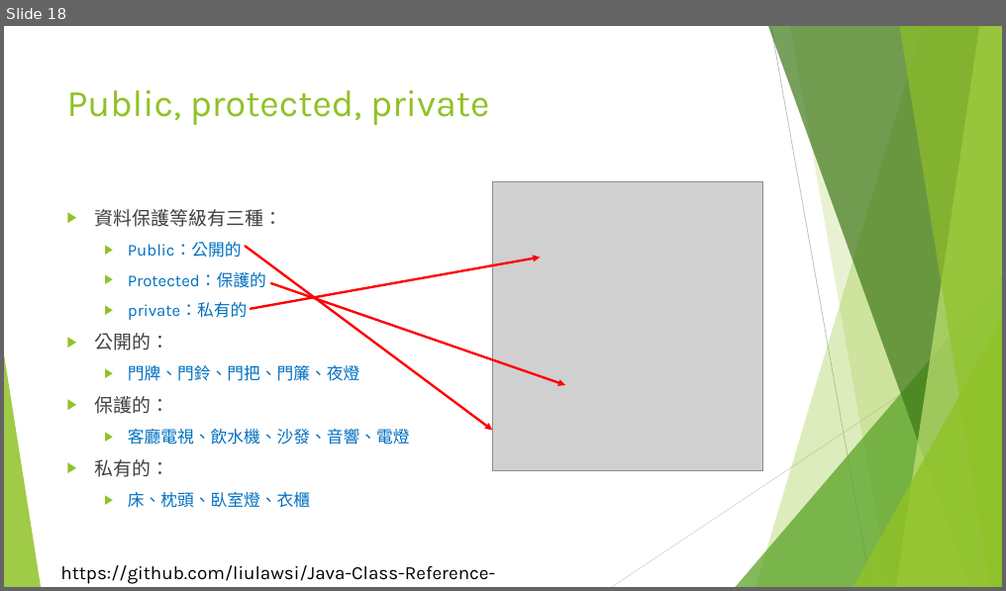
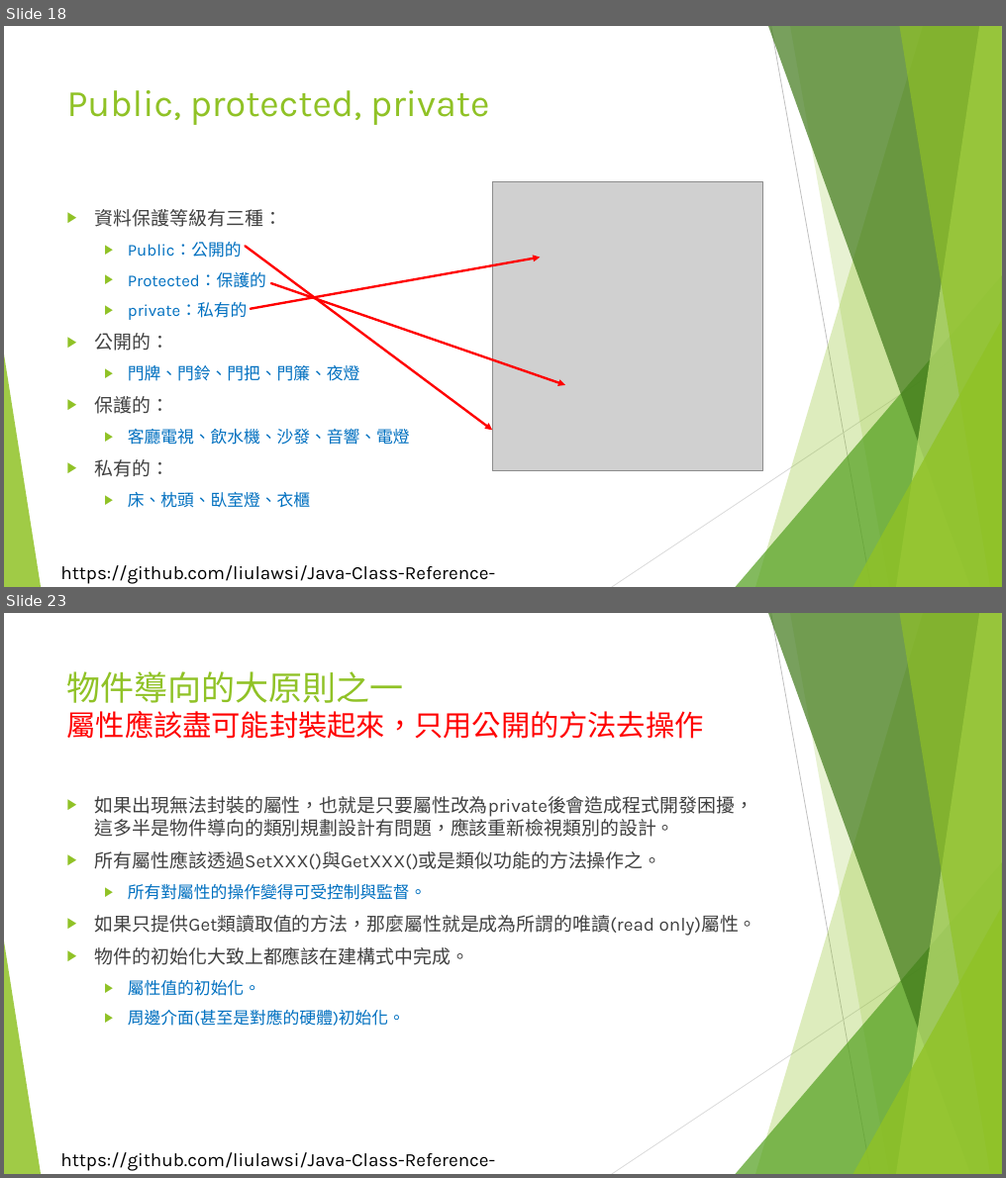
Before and after one commit to liulawsi/My_PPTs, a slide deck: LCC/Java/10_物件導向程式設計.pptx. Shown one above the other, each under a label of ours: slide 18 before the commit, slides 18 and 23 after it; the slides between them are not shown. The pictures are 1006x591 and 1006x1178 pixels, drawn with LibreOffice and Linux fonts; fonts in the diff are those of the drawing; grey boxes stand for pictures; background and template pictures are left out. Boxes give left, top, right and bottom in pixels: in the first picture for what was removed or moved away, otherwise in the second. Text is boxed around its words. In the diff, an @@ line names an element or a change of style, - is before the commit and + after.

```diff
--- a/LCC/Java/10_物件導向程式設計.pptx
+++ b/LCC/Java/10_物件導向程式設計.pptx
@@ slide 23 added at bbox=[4, 613, 1002, 1174], background #FFFFFF; not listed: 11 template elements that a slide beside it also shows @@
@@ title added at bbox=[67, 671, 704, 739], 27.9 pt, text #FF0000 @@
+物件導向的大原則之一
+屬性應該盡可能封裝起來，只用公開的方法去操作
@@ text added at bbox=[95, 796, 757, 1026], 18 pt, text #404040 @@
+▶ 如果出現無法封裝的屬性，也就是只要屬性改為private後會造成程式開發困擾，這多半是物件導向的類別規劃設計有問題，應該重新檢視類別的設計。
+▶ 所有屬性應該透過SetXXX()與GetXXX()或是類似功能的方法操作之。
+  ▶ 所有對屬性的操作變得可受控制與監督。
+▶ 如果只提供Get類讀取值的方法，那麼屬性就是成為所謂的唯讀(read only)屬性。
+▶ 物件的初始化大致上都應該在建構式中完成。
+  ▶ 屬性值的初始化。
+  ▶ 周邊介面(甚至是對應的硬體)初始化。
```
Also in this commit, not shown: 4 slides changed, 8 other slides added.
